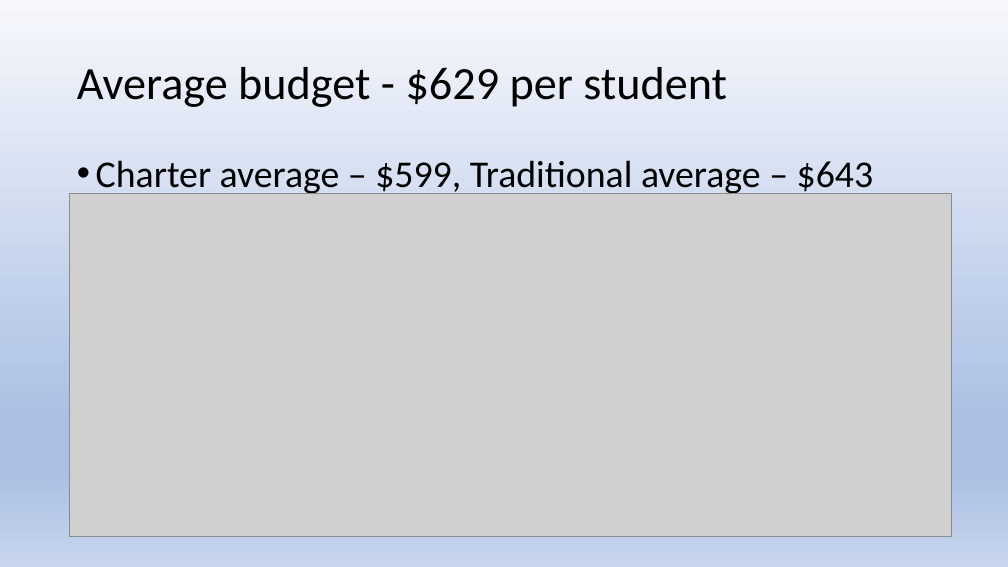
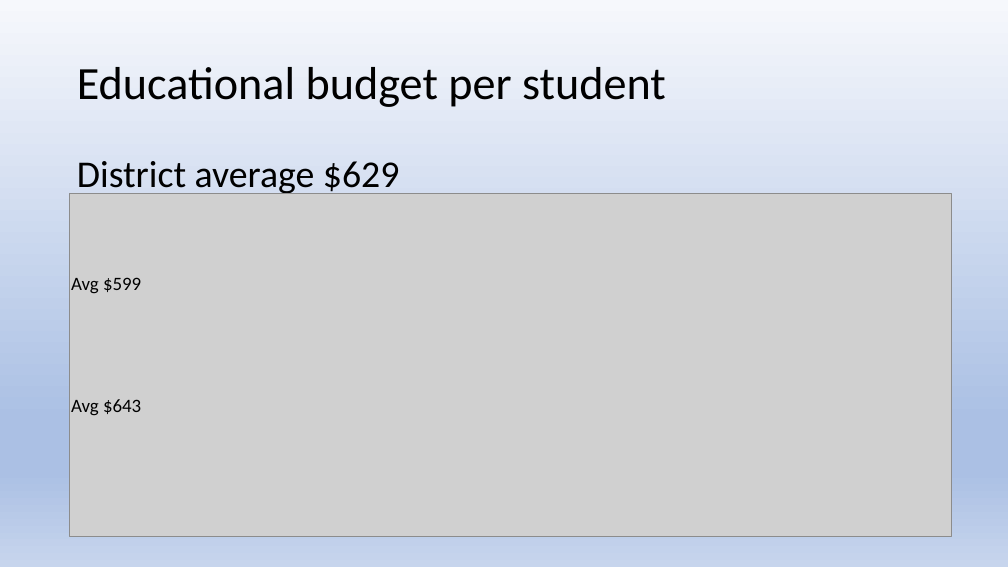
Before and after one commit to js816/tableau_school_district_analysis, a slide deck: slide 14 of School District Analysis.pptx (slide 13 before the commit). Drawn at 1008x567 pixels with LibreOffice and Linux fonts; fonts in the diff are those of the drawing; grey boxes stand for pictures. Boxes give left, top, right and bottom in pixels: in the first picture for what was removed or moved away, otherwise in the second. Text is boxed around its words. In the diff, an @@ line names an element or a change of style, - is before the commit and + after.

```diff
--- a/School District Analysis.pptx
+++ b/School District Analysis.pptx
@@ title at [77, 67, 666, 107]: text changed @@
-Average budget - $629 per student
+Educational budget per student
@@ text at [77, 161, 400, 194]: text changed @@
-• Charter average – $599, Traditional average – $643
+District average $629
@@ text added at [71, 277, 141, 293], 18 pt, text #000000 @@
+Avg $599
@@ text added at [71, 399, 141, 415], 18 pt, text #000000 @@
+Avg $643
```
Also in this commit, not shown: 12 other slides changed, 2 slides removed, 1 other file.
